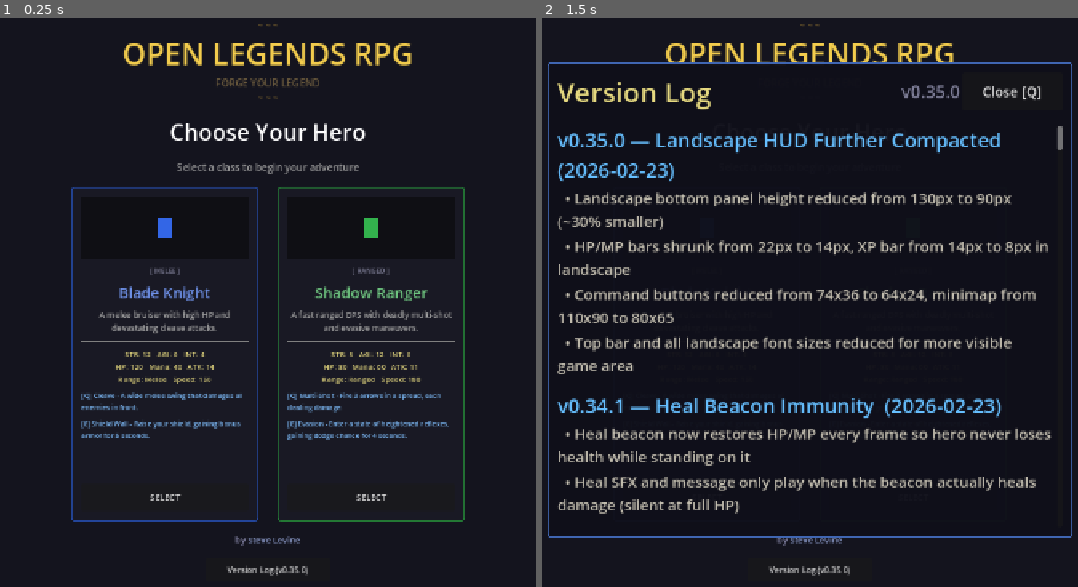
Above: before the commit, frames 1-2 (left to right).
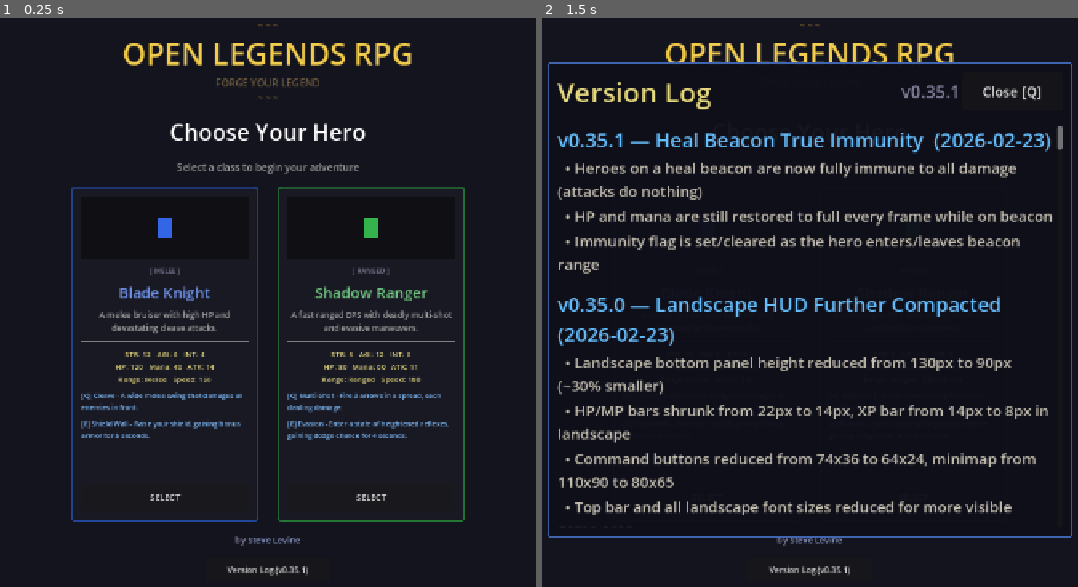
Above: after the commit, the same moments.

Repository: slxny/legends-open-rpg
Game: Godot game, scene res://scenes/main.tscn
Same seed, same stepped clock (60 frames per second), same inputs: the game is played once before the commit and once after it.
Inputs:
- Up to frame 1 (0.25 s): no input
- Up to frame 2 (1.5 s): click "Version Log (v0.35.0)" (after the commit: "Version Log (v0.35.1)") at 0.5 s; click "SELECT" at 1.25 s

The runs differ from the first frame. In frame 1, less than 0.1% of the frame differs, in the area x 56-58%, y 96-98%; in frame 2, 16%, in the area x 2-98%, y 11-98%.

Commit message:
Fix heal beacon: add true damage immunity while standing on beacon
Heroes on a heal beacon now cannot take any damage at all — attacks are
completely blocked, not just healed back. Immunity flag is set/cleared
each frame based on distance to the beacon.

https://claude.ai/code/session_019nVuVtJKbnkwMcUxx3Kw8F

Diff:
--- a/scenes/npcs/beacon.gd
+++ b/scenes/npcs/beacon.gd
@@ -68,7 +68,7 @@
 			var comp = ZOOM_REF / cam.zoom.x
 			label.scale = Vector2(comp, comp)
 
-	# Heal beacon: restore HP/MP every frame so HP never visibly drops
+	# Heal beacon: grant immunity and restore HP/MP every frame
 	if beacon_type == "heal":
 		var players = get_tree().get_nodes_in_group("player")
 		for player in players:
@@ -76,6 +76,8 @@
 				continue
 			var dist_sq = global_position.distance_squared_to(player.global_position)
 			if dist_sq <= _heal_range_sq:
+				# Grant damage immunity while on beacon
+				player.is_on_heal_beacon = true
 				var stats = player.get_node("StatsComponent")
 				var needs_heal = stats.current_hp < stats.get_total_max_hp() or stats.current_mana < stats.get_total_max_mana()
 				if needs_heal:
@@ -88,7 +90,9 @@
 						AudioManager.play_sfx("beacon_heal")
 						GameManager.game_message.emit("Fully Restored!", Color(0.3, 1.0, 0.5))
 			else:
-				# Player left — reset so SFX plays on next visit if needed
+				# Player left — remove immunity and reset SFX
+				if player.get("is_on_heal_beacon"):
+					player.is_on_heal_beacon = false
 				_played_heal_sfx = false
 
 func _on_body_entered(body: Node2D) -> void:
--- a/scenes/player/player.gd
+++ b/scenes/player/player.gd
@@ -13,6 +13,7 @@
 var hero_class: String = ""
 var player_id: int = 0
 var _is_dead: bool = false  # True while dead and awaiting respawn — blocks all input/movement
+var is_on_heal_beacon: bool = false  # True while standing on a heal beacon — blocks all damage
 var _death_tween: Tween = null  # Active death/respawn animation tween
 var _enemies_in_range: Array[Node2D] = []
 var _trees_in_range: Array[Node2D] = []
@@ -2454,6 +2455,8 @@
 func take_damage(amount: int, is_crit: bool = false) -> void:
 	if _is_dead:
 		return  # Can't take damage while dead
+	if is_on_heal_beacon:
+		return  # Immune while standing on heal beacon
 	stats.take_damage(amount)
 	_spawn_damage_number(amount, is_crit)
 	_do_hit_flash()
--- a/scenes/ui/changelog_dialog.gd
+++ b/scenes/ui/changelog_dialog.gd
@@ -9,9 +9,19 @@
 var _is_visible: bool = false
 var _is_mobile: bool = false
 
-const GAME_VERSION := "v0.35.0"
+const GAME_VERSION := "v0.35.1"
 
 const CHANGELOG: Array[Dictionary] = [
+	{
+		"version": "v0.35.1",
+		"title": "Heal Beacon True Immunity",
+		"date": "2026-02-23",
+		"entries": [
+			"Heroes on a heal beacon are now fully immune to all damage (attacks do nothing)",
+			"HP and mana are still restored to full every frame while on beacon",
+			"Immunity flag is set/cleared as the hero enters/leaves beacon range",
+		]
+	},
 	{
 		"version": "v0.35.0",
 		"title": "Landscape HUD Further Compacted",
--- a/scenes/world/regions/havens_rest.gd
+++ b/scenes/world/regions/havens_rest.gd
@@ -202,14 +202,8 @@
 	return Vector2(_wave_rng.randf_range(-5000, 5000), _wave_rng.randf_range(-3800, 3800))
 
 func _on_heal_beacon(_b: Area2D) -> void:
-	var players = get_tree().get_nodes_in_group("player")
-	if players.size() > 0:
-		var stats = players[0].stats
-		stats.current_hp = stats.get_total_max_hp()
-		stats.current_mana = stats.get_total_max_mana()
-		stats._emit_all()
-		AudioManager.play_sfx("beacon_heal")
-		GameManager.game_message.emit("HP and Mana fully restored!", Color(0.2, 1.0, 0.2))
+	# Healing + immunity is handled by beacon.gd _process() every frame
+	pass
 
 func _on_info_beacon(_b: Area2D) -> void:
 	GameManager.game_message.emit("Haven's Rest - A safe haven for adventurers.", Color(0.5, 0.7, 1.0))
